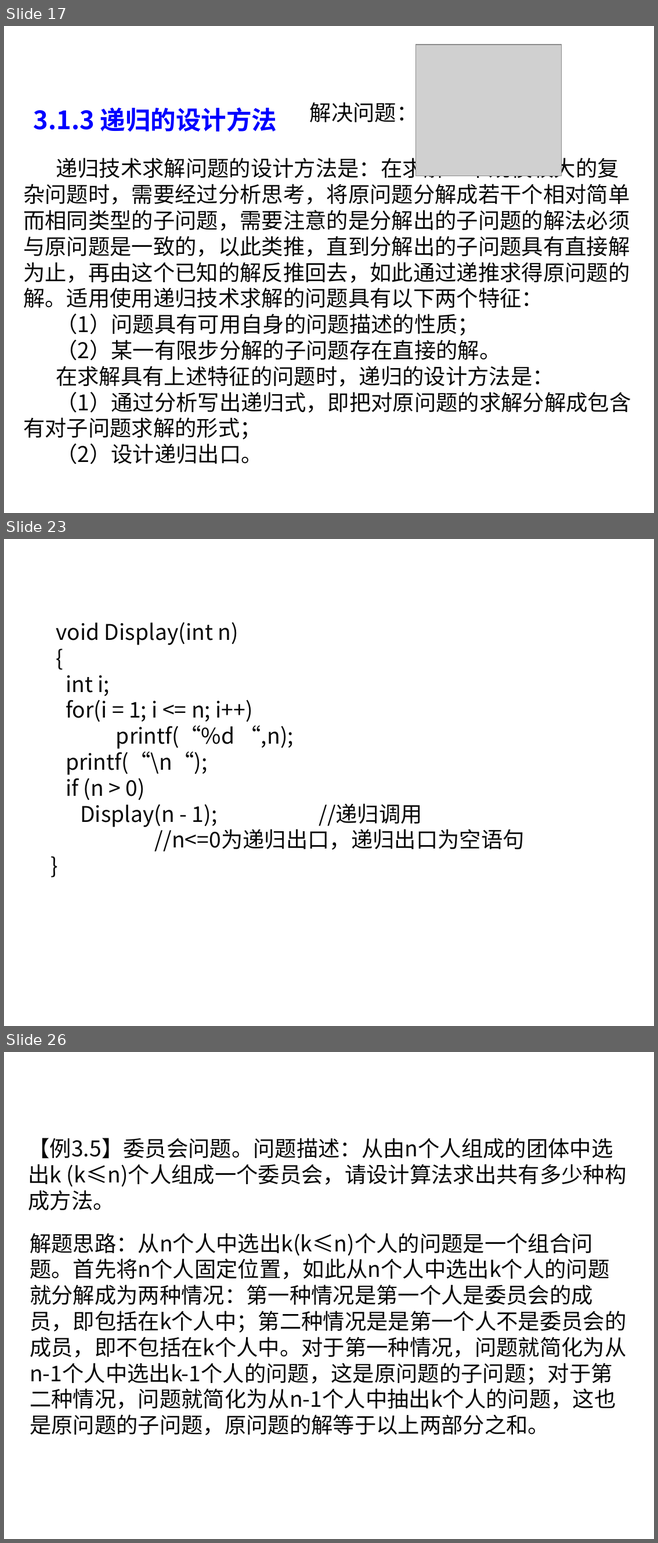
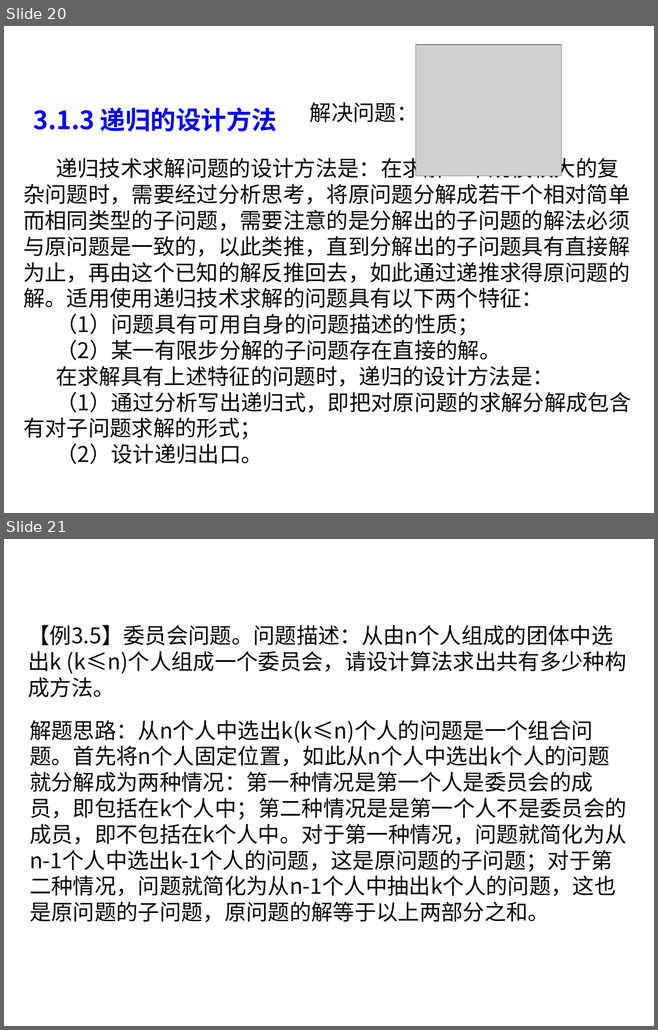
Before and after one commit to liutongling/DP, a slide deck: file/第3章 分治法计.pptx. Shown one above the other, each under a label of ours: slides 17, 23 and 26 before the commit, slides 20 and 21 after it; the slides between them are not shown. The pictures are 658x1543 and 658x1030 pixels, drawn with LibreOffice and Linux fonts; fonts in the diff are those of the drawing; grey boxes stand for pictures; background and template pictures are left out. Boxes give left, top, right and bottom in pixels: in the first picture for what was removed or moved away, otherwise in the second. Text is boxed around its words. In the diff, an @@ line names an element or a change of style, - is before the commit and + after.

```diff
--- a/file/第3章 分治法计.pptx
+++ b/file/第3章 分治法计.pptx
@@ slide 23 removed at (x1=4, y1=539, x2=654, y2=1026), background #FFFFFF @@
@@ text removed at (x1=56, y1=622, x2=524, y2=852) @@
-void Display(int n)
-{
-int i;
-for(i = 1; i <= n; i++)
-printf(“%d “,n);
-printf(“\n“);
-if (n > 0)
-Display(n - 1); //递归调用
-//n<=0为递归出口，递归出口为空语句
-}
@@ what was slide 17 is now slide 20 @@
@@ what was slide 26 is now slide 21 @@
```
Also in this commit, not shown: 4 slides changed, 4 slides added, 9 other slides removed, 2 other files.
